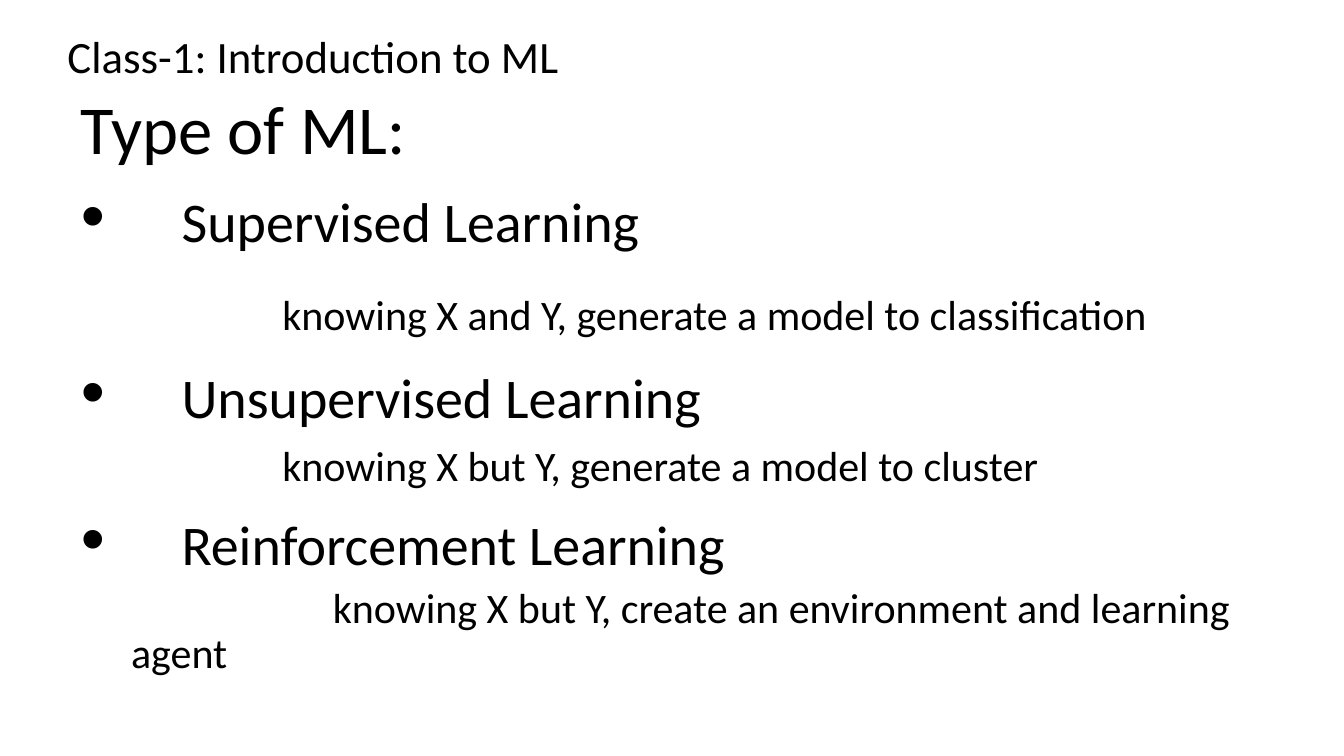
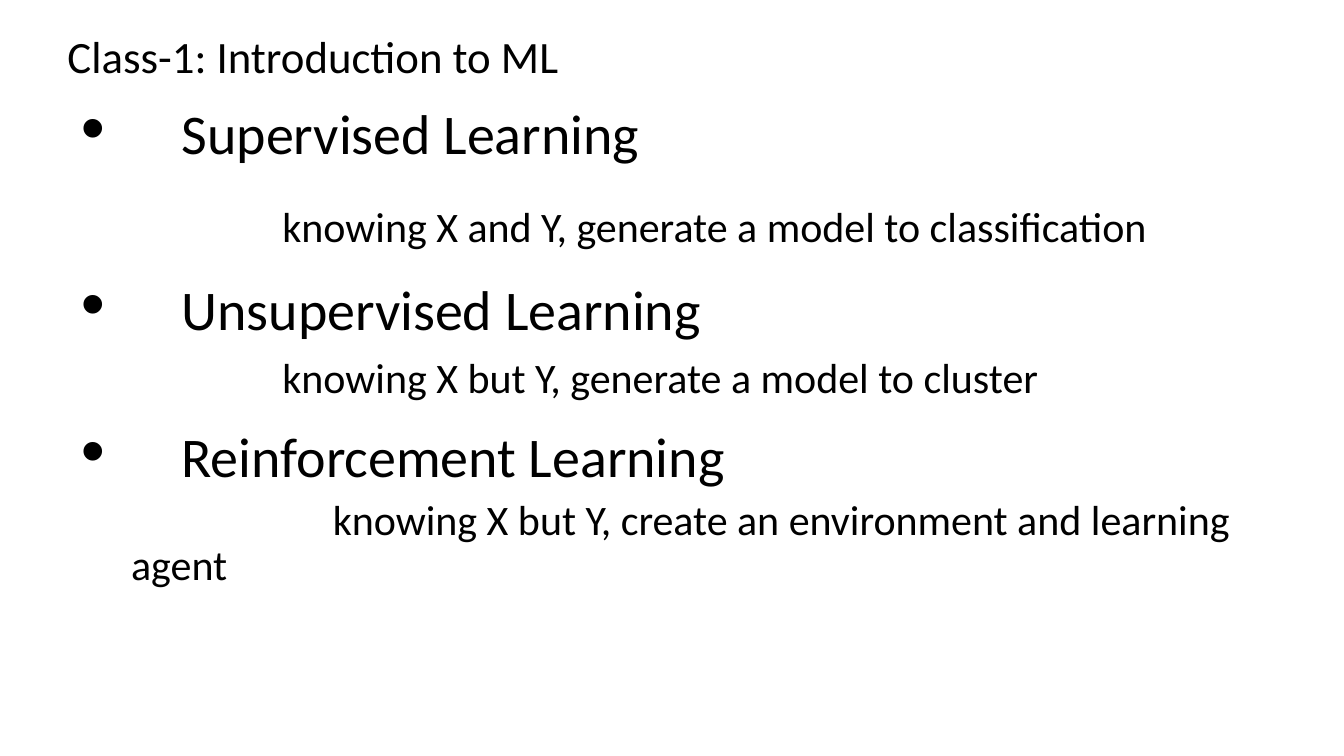
Before and after one commit to renshan2/accesspy, a slide deck: slide 3 of AI-ML-DL/Machine Learning.pptx (slide 2 before the commit). Drawn at 1344x756 pixels with LibreOffice and Linux fonts; fonts in the diff are those of the drawing. Boxes give left, top, right and bottom in pixels: in the first picture for what was removed or moved away, otherwise in the second. Text is boxed around its words. In the diff, an @@ line names an element or a change of style, - is before the commit and + after.

```diff
--- a/AI-ML-DL/Machine Learning.pptx
+++ b/AI-ML-DL/Machine Learning.pptx
@@ subtitle at bbox=[81, 107, 406, 165]: paragraph removed @@
-Type of ML:
```
Also in this commit, not shown: 3 other slides changed, 11 slides added, 1 slide removed, 4 other files.
